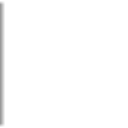
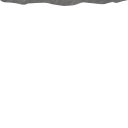
Before/after of a w=128, h=128 layered artwork. What changed in the layer stack:
removed layer "gradient-dark" (was 40%) over bbox(0, 1, 5, 127)
renamed "background-top" to "background-transition", showed it over bbox(0, 0, 128, 6)
